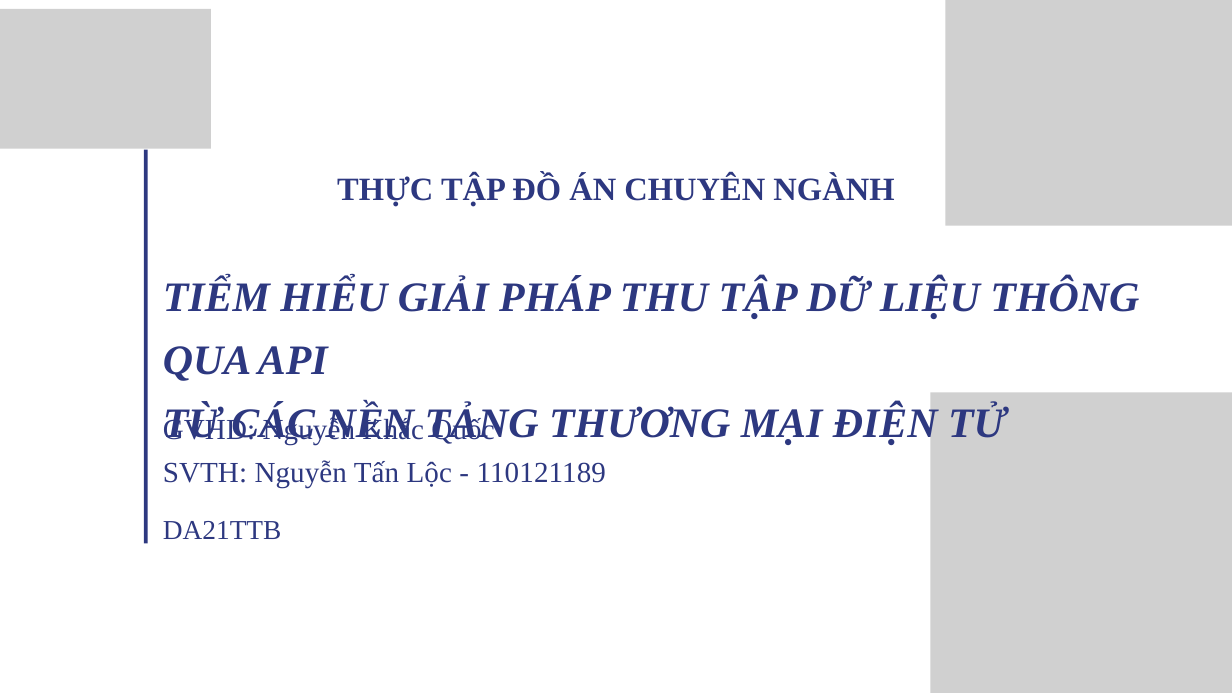
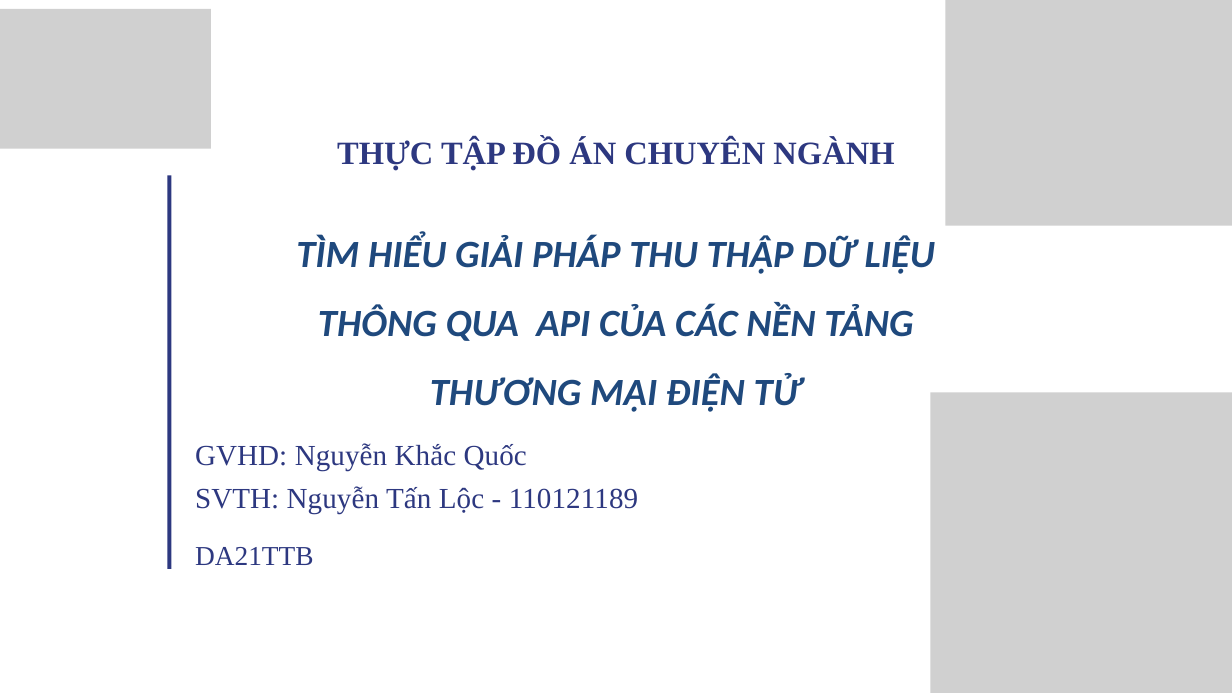
Before and after one commit to tanlocnguyen151203/cn-da21ttb-nguyentanloc-giaiphapthuthapdulieu-api-tmdt, a slide deck: slide 1 of thesis/abs/THỰC TẬP ĐỒ ÁN CHUYÊN NGÀNH.pptx. Drawn at 1232x693 pixels with LibreOffice and Linux fonts; fonts in the diff are those of the drawing; grey boxes stand for pictures; background and template pictures are left out. Boxes give left, top, right and bottom in pixels: in the first picture for what was removed or moved away, otherwise in the second. Text is boxed around its words. In the diff, an @@ line names an element or a change of style, - is before the commit and + after.

```diff
--- a/thesis/abs/THỰC TẬP ĐỒ ÁN CHUYÊN NGÀNH.pptx
+++ b/thesis/abs/THỰC TẬP ĐỒ ÁN CHUYÊN NGÀNH.pptx
@@ text "THỰC TẬP ĐỒ ÁN CHUYÊN ...": place and size @@
-text "THỰC TẬP ĐỒ ÁN CHUYÊN ..." at (337,175,894,207)
+text "THỰC TẬP ĐỒ ÁN CHUYÊN ..." at (337,139,894,171)
@@ line moved from (146, 150) - (146, 543) to (169, 176) - (169, 569) @@
@@ text at (296,235,935,412): text changed; size 49 to 45 pt; font Times New Roman to Calibri; text colour #2D3880 to #1F497D @@
-TIỂM HIỂU GIẢI PHÁP THU TẬP DỮ LIỆU THÔNG QUA API
-TỪ CÁC NỀN TẢNG THƯƠNG MẠI ĐIỆN TỬ
+TÌM HIỂU GIẢI PHÁP THU THẬP DỮ LIỆU
+THÔNG QUA API CỦA CÁC NỀN TẢNG
+THƯƠNG MẠI ĐIỆN TỬ
@@ text "GVHD: Nguyễn Khắc Quốc": place and size @@
-text "GVHD: Nguyễn Khắc Quốc" at (163,416,606,488)
+text "GVHD: Nguyễn Khắc Quốc" at (195,443,638,514)
@@ text "DA21TTB": place and size @@
-text "DA21TTB" at (163,521,282,539)
+text "DA21TTB" at (195,547,314,565)
```
